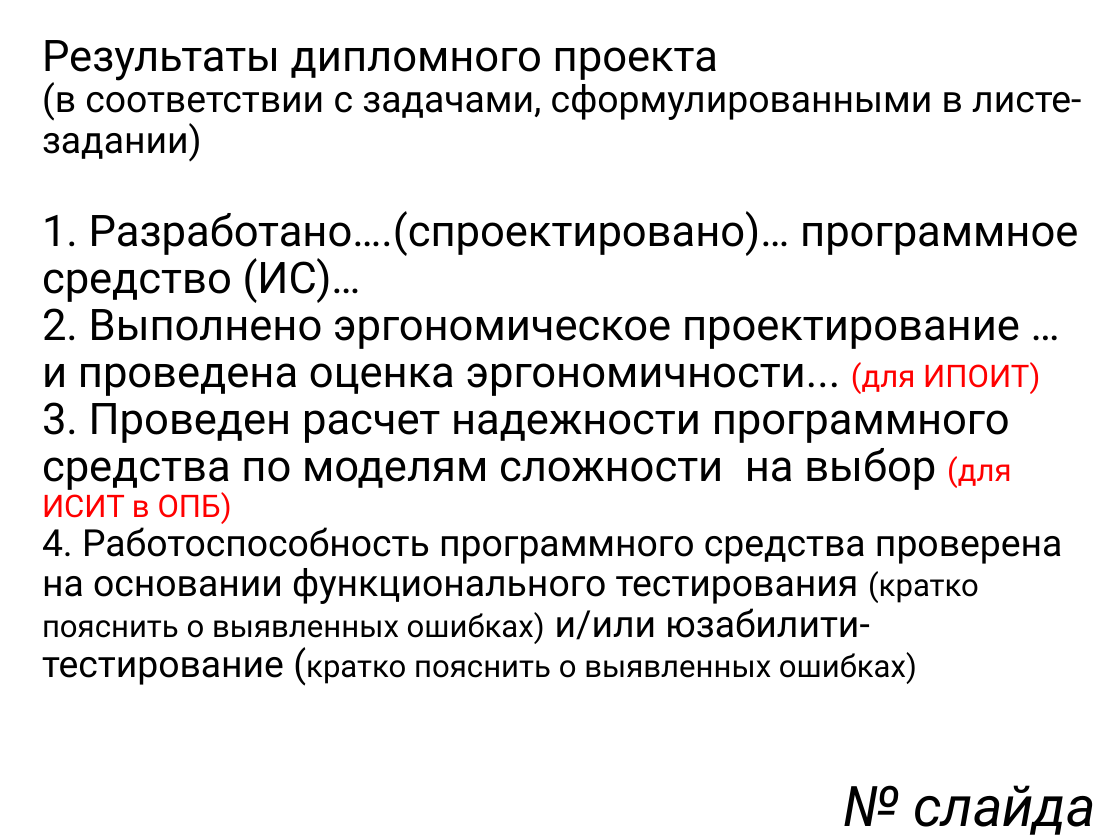
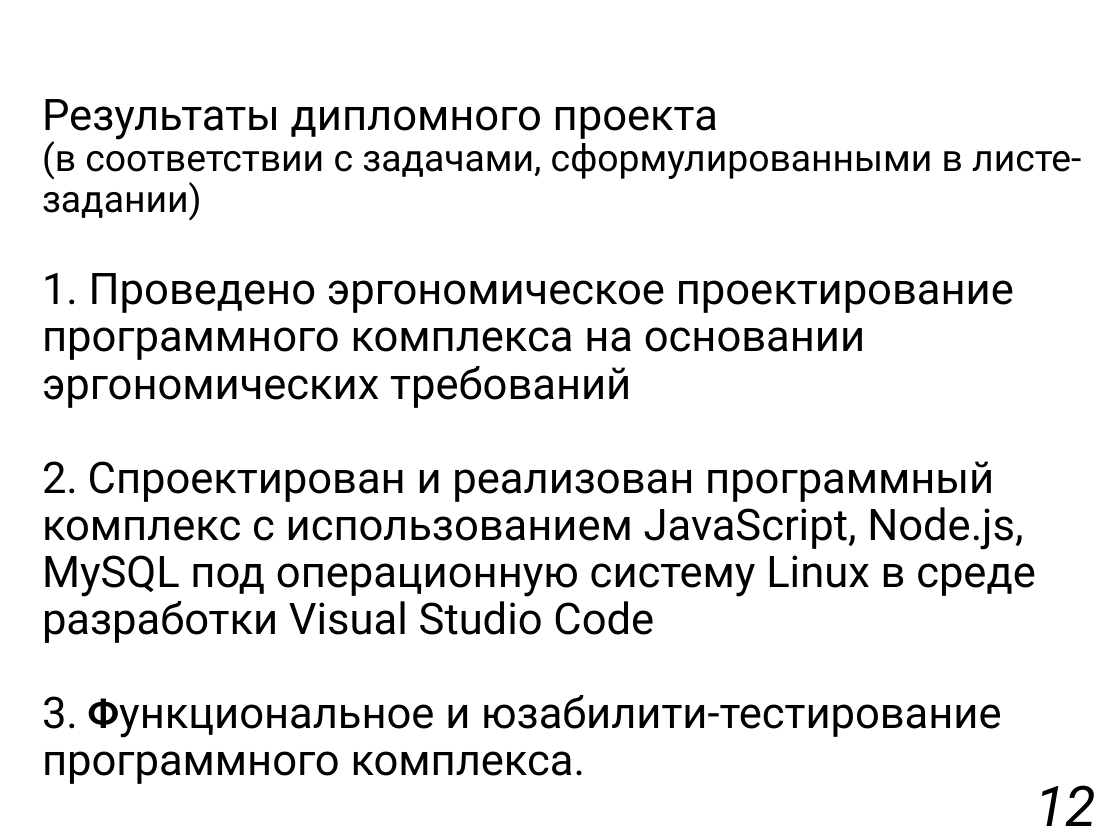
Before and after one commit to Vishota/diplom, a slide deck: slide 13 of презентация.pptx (slide 17 before the commit). Drawn at 1120x840 pixels with LibreOffice and Linux fonts; fonts in the diff are those of the drawing. Boxes give left, top, right and bottom in pixels: in the first picture for what was removed or moved away, otherwise in the second. Text is boxed around its words. In the diff, an @@ line names an element or a change of style, - is before the commit and + after.

```diff
--- a/презентация.pptx
+++ b/презентация.pptx
@@ title at (42, 99, 1081, 784): text changed @@
-Результаты дипломного проекта
-(в соответствии с задачами, сформулированными в листе-задании)
-1. Разработано….(спроектировано)… программное средство (ИС)…
-2. Выполнено эргономическое проектирование … и проведена оценка эргономичности... (для ИПОИТ)
-3. Проведен расчет надежности программного средства по моделям сложности на выбор (для ИСИТ в ОПБ)
-4. Работоспособность программного средства проверена на основании функционального тестирования (кратко пояснить о выявленных ошибках) и/или юзабилити-тестирование (кратко пояснить о выявленных ошибках)
+Результаты дипломного проекта
+(в соответствии с задачами, сформулированными в листе-задании)
+1. Проведено эргономическое проектирование программного комплекса на основании эргономических требований
+2. Спроектирован и реализован программный комплекс с использованием JavaScript, Node.js, MySQL под операционную систему Linux в среде разработки Visual Studio Code
+3. Функциональное и юзабилити-тестирование программного комплекса.
@@ text at (1035, 785, 1096, 826): text changed @@
-№ слайда
+12
```
Also in this commit, not shown: 5 other slides changed, 7 slides added, 11 slides removed, 6 other files.
